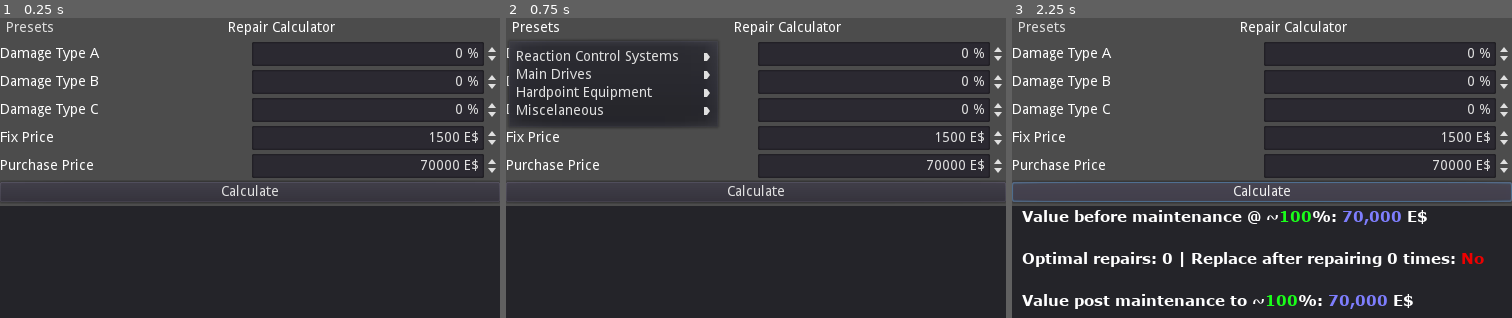
Above: before the commit, frames 1-3 (left to right).
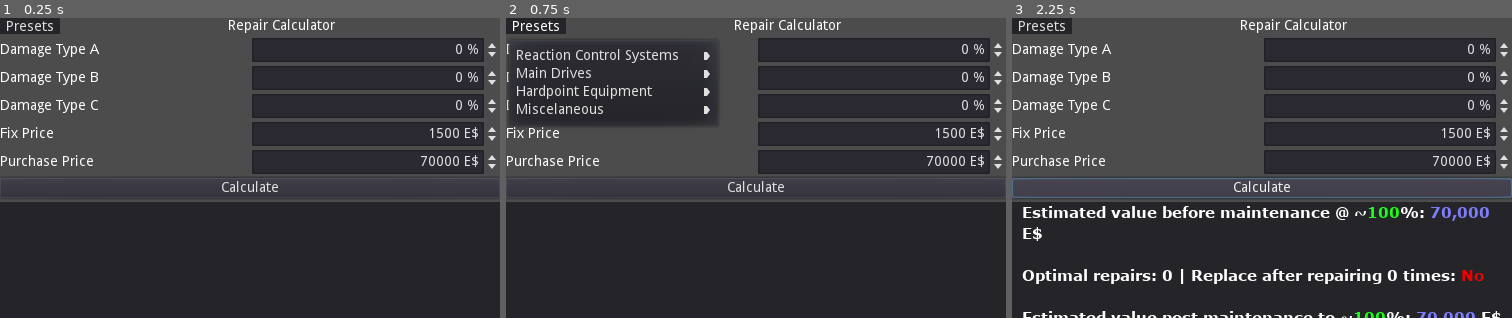
Above: after the commit, the same moments.

Repository: rwqfsfasxc100/Repair-Calculator-Tool
Game: Godot game, scene res://Boot.tscn
The game is run twice, just before and just after one commit, with the same random seed, the same clock (stepped at 60 frames per second) and the same inputs.
Inputs:
- Up to frame 1 (0.25 s): no input
- Up to frame 2 (0.75 s): click "Presets" at 0.5 s
- Up to frame 3 (2.25 s): click "Calculate" at 1.25 s; click "Calculate" at 2 s

The runs differ from the first frame. In frame 1, 11% of the frame differs, in the area x 0-100%, y 0-63%; in frame 2, 11%; in frame 3, 20%, in the area x 0-100%, y 0-100%.

Commit message:
finalized tool

Diff:
--- a/Boot.tscn
+++ b/Boot.tscn
@@ -15,27 +15,34 @@
 
 [node name="MENU" type="HBoxContainer" parent="."]
 margin_right = 500.0
-margin_bottom = 20.0
+margin_bottom = 16.0
 
-[node name="Presets" type="MenuButton" parent="MENU"]
+[node name="Panel" type="Panel" parent="MENU"]
 margin_right = 60.0
-margin_bottom = 20.0
+margin_bottom = 16.0
+rect_min_size = Vector2( 60, 16 )
+
+[node name="Presets" type="MenuButton" parent="MENU/Panel"]
+margin_top = -1.0
+margin_right = 60.0
+margin_bottom = 19.0
 text = "Presets"
 script = ExtResource( 2 )
+base_node = NodePath("../../..")
 
 [node name="Label" type="Label" parent="MENU"]
 margin_left = 64.0
-margin_top = 3.0
+margin_top = 1.0
 margin_right = 500.0
-margin_bottom = 17.0
+margin_bottom = 15.0
 size_flags_horizontal = 3
 text = "Repair Calculator"
 align = 1
 
 [node name="A" type="HBoxContainer" parent="."]
-margin_top = 24.0
+margin_top = 20.0
 margin_right = 500.0
-margin_bottom = 48.0
+margin_bottom = 44.0
 
 [node name="Label" type="Label" parent="A"]
 margin_top = 5.0
@@ -53,9 +60,9 @@
 suffix = "%"
 
 [node name="B" type="HBoxContainer" parent="."]
-margin_top = 52.0
+margin_top = 48.0
 margin_right = 500.0
-margin_bottom = 76.0
+margin_bottom = 72.0
 
 [node name="Label" type="Label" parent="B"]
 margin_top = 5.0
@@ -73,9 +80,9 @@
 suffix = "%"
 
 [node name="C" type="HBoxContainer" parent="."]
-margin_top = 80.0
+margin_top = 76.0
 margin_right = 500.0
-margin_bottom = 104.0
+margin_bottom = 100.0
 
 [node name="Label" type="Label" parent="C"]
 margin_top = 5.0
@@ -93,9 +100,9 @@
 suffix = "%"
 
 [node name="Fix" type="HBoxContainer" parent="."]
-margin_top = 108.0
+margin_top = 104.0
 margin_right = 500.0
-margin_bottom = 132.0
+margin_bottom = 128.0
 
 [node name="Label" type="Label" parent="Fix"]
 margin_top = 5.0
@@ -115,9 +122,9 @@
 suffix = "E$"
 
 [node name="Replace" type="HBoxContainer" parent="."]
-margin_top = 136.0
+margin_top = 132.0
 margin_right = 500.0
-margin_bottom = 160.0
+margin_bottom = 156.0
 
 [node name="Label" type="Label" parent="Replace"]
 margin_top = 5.0
@@ -138,13 +145,13 @@
 suffix = "E$"
 
 [node name="Calc" type="Button" parent="."]
-margin_top = 164.0
+margin_top = 160.0
 margin_right = 500.0
-margin_bottom = 184.0
+margin_bottom = 180.0
 text = "Calculate"
 
 [node name="Panel" type="Panel" parent="."]
-margin_top = 188.0
+margin_top = 184.0
 margin_right = 500.0
 margin_bottom = 300.0
 size_flags_horizontal = 3
--- a/default_data.gd
+++ b/default_data.gd
@@ -180,7 +180,7 @@
 		"SEPARATOR_THOUSAND":",",
 		"YES":"[color=#00F000]Yes[/color]",
 		"NO":"[color=#F00000]No[/color]",
-		"OUTPUT_FORMATTING":"[b]Value before maintenance @ ~[color=#%s]%s[/color]%%: [color=#7f7fff]%s[/color] E$[/b]\n\n[b]Optimal repairs: %s | Replace after repairing %s times: %s[/b]\n\n[b]Value post maintenance to ~[color=#%s]%s[/color]%%: [color=#7f7fff]%s[/color] E$[/b]",
+		"OUTPUT_FORMATTING":"[b]Estimated value before maintenance @ ~[color=#%s]%s[/color]%%: [color=#7f7fff]%s[/color] E$[/b]\n\n[b]Optimal repairs: %s | Replace after repairing %s times: %s[/b]\n\n[b]Estimated value post maintenance to ~[color=#%s]%s[/color]%%: [color=#7f7fff]%s[/color] E$[/b]",
 
 		"SYSTEM_REACTOR":"Nuclear Reactor",
 		"SYSTEM_AMD752S":"AMD-752S on-board computer",
